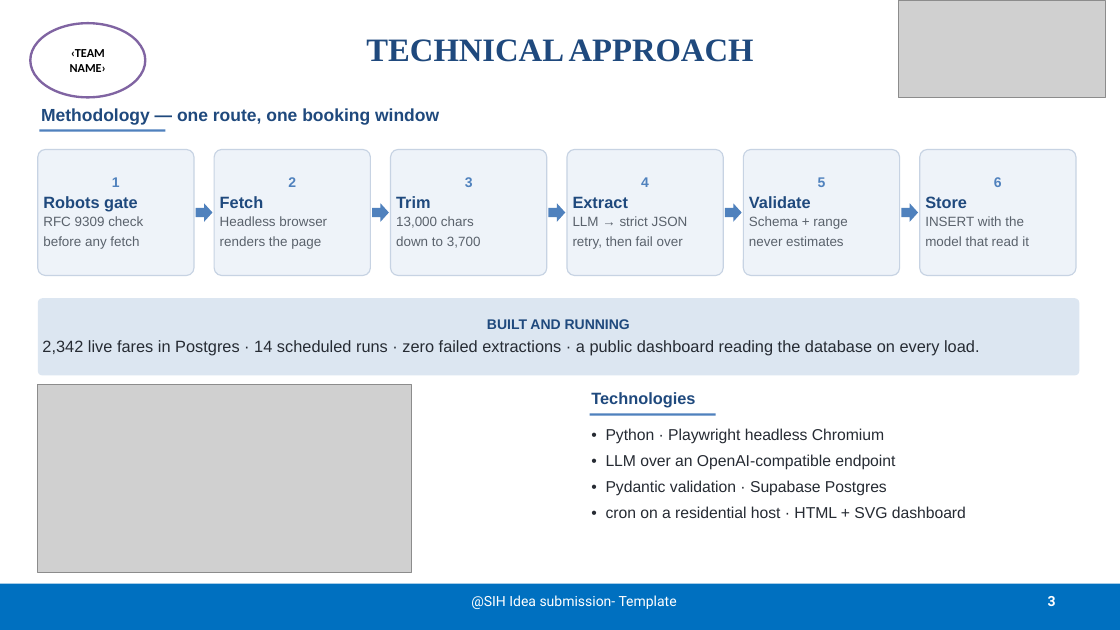
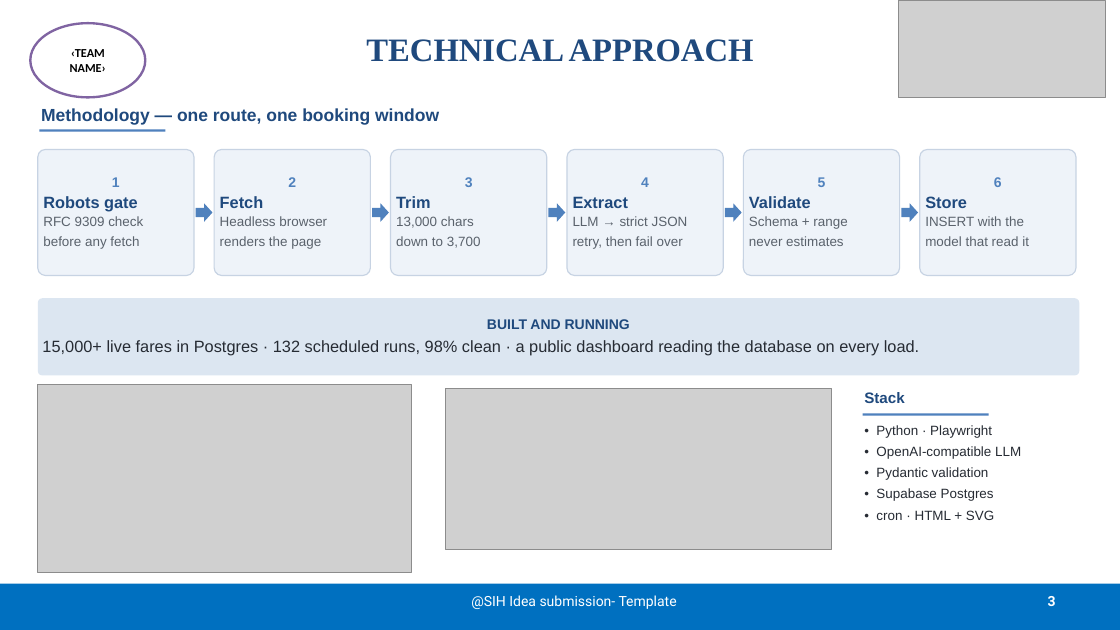
Before and after one commit to BradCage-afk/sih-2026-airfare-index, a slide deck: slide 3 of SIH26056-Idea-Presentation.pptx. Drawn at 1120x630 pixels with LibreOffice and Linux fonts; fonts in the diff are those of the drawing; grey boxes stand for pictures. Boxes give left, top, right and bottom in pixels: in the first picture for what was removed or moved away, otherwise in the second. Text is boxed around its words. In the diff, an @@ line names an element or a change of style, - is before the commit and + after.

```diff
--- a/SIH26056-Idea-Presentation.pptx
+++ b/SIH26056-Idea-Presentation.pptx
@@ text in rounded rectangle at (42, 340, 919, 356): text changed @@
-2,342 live fares in Postgres · 14 scheduled runs · zero failed extractions · a public dashboard reading the database on every load.
+15,000+ live fares in Postgres · 132 scheduled runs, 98% clean · a public dashboard reading the database on every load.
@@ picture added at (445, 388, 832, 549) @@
@@ text removed at (591, 392, 695, 408) @@
-Technologies
@@ rectangle: place and size @@
-rectangle at (590, 413, 716, 416)
+rectangle at (863, 413, 989, 416)
@@ text added at (864, 392, 904, 403), 13 pt, text #1F497D, bold @@
+Stack
@@ text at (876, 425, 1021, 520): text changed; size 13.5 to 11.5 pt @@
-• Python · Playwright headless Chromium
-• LLM over an OpenAI-compatible endpoint
-• Pydantic validation · Supabase Postgres
-• cron on a residential host · HTML + SVG dashboard
+• Python · Playwright
+• OpenAI-compatible LLM
+• Pydantic validation
+• Supabase Postgres
+• cron · HTML + SVG
```
Also in this commit, not shown: 1 other slide changed, 4 other files.
